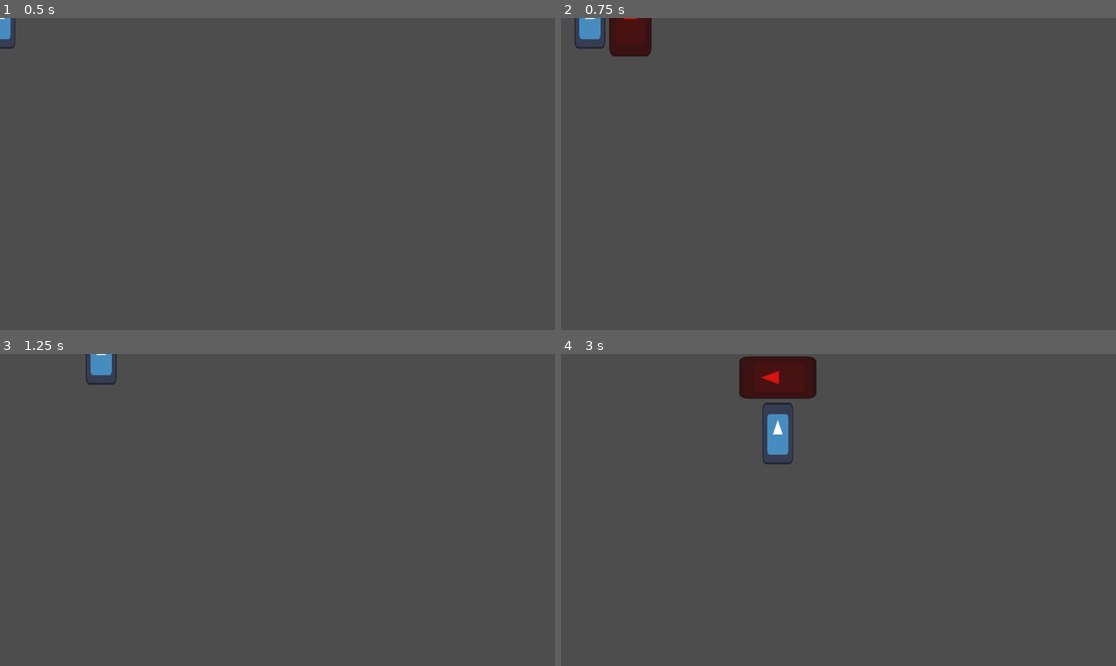
Above: before the commit, frames 1-4 (two rows, left to right).
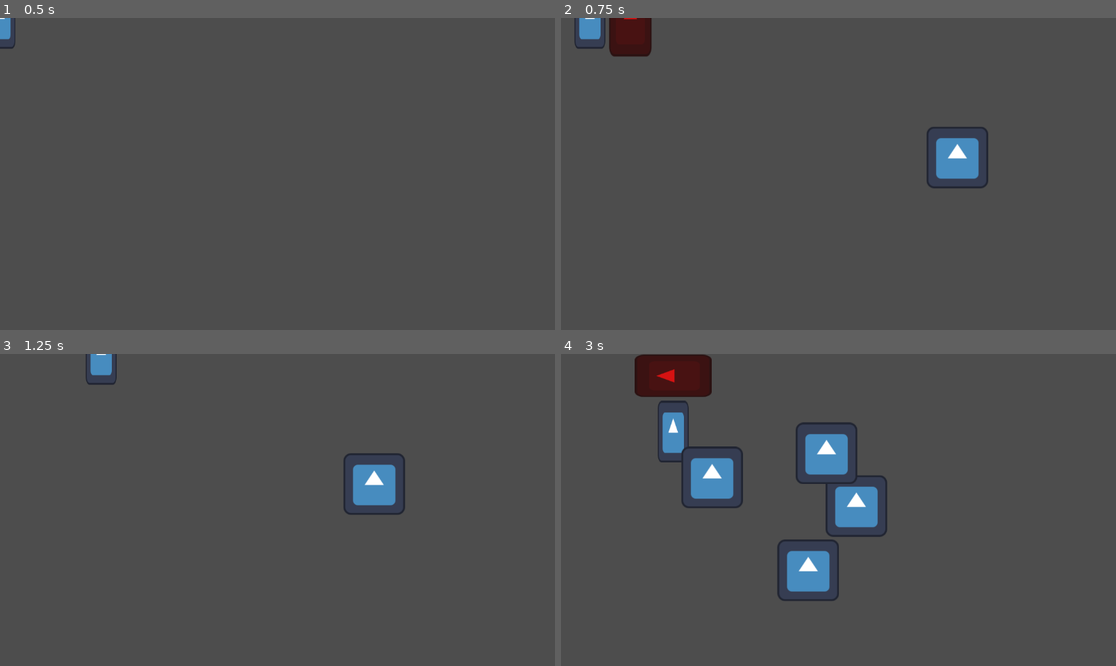
Above: after the commit, the same moments.

Repository: StrikorDawn/Paintdown-splasher
Game: Godot game, scene res://scenes/main.tscn
Two runs of this game, one before a commit and one after it. Both use one fixed random seed, a clock stepped at 60 frames per second and the inputs below. The engine's default icon, where the game draws it, is replaced by a stand-in: a white triangle on a blue panel in a dark square.
Inputs (mouse positions are in pixels of both pictures, inside the frame that each line leads up to):
- Up to frame 1 (0.5 s): no input
- Up to frame 2 (0.75 s): tap Enter at 0.5 s; move the mouse to (960, 158) at 0.52 s; hold D (move_right) from 0.53 s (still down); tap Space (attack) at 0.6 s; click (960, 158) at 0.67 s
- Up to frame 3 (1.25 s): keep holding D (move_right)
- Up to frame 4 (3 s): move the mouse to (727, 525) at 1.27 s; release D (move_right) at 1.28 s; hold S (move_down) 1.28-2.03 s; tap Space (attack) at 1.35, 2.1, 2.85 s; click (727, 525) at 1.42 s; move the mouse to (894, 441) at 2.02 s; hold D (move_right) 2.03-2.78 s; click (894, 441) at 2.17 s; move the mouse to (810, 572) at 2.77 s; hold W (move_up) from 2.78 s (still down); click (810, 572) at 2.92 s

Frame 1 is identical in both runs. In frame 2, 1.3% of the frame differs, in the area x 65-77%, y 34-55%; in frame 3, 1.3%; in frame 4, 10%, in the area x 13-59%, y 0-80%.

Commit message:
Mouse Spawner

Diff:
--- /dev/null
+++ b/scenes/enemy_1.tscn
@@ -0,0 +1,16 @@
+[gd_scene load_steps=4 format=3 uid="uid://c1qonsbh1jipx"]
+
+[ext_resource type="Script" path="res://scripts/enemy_1.gd" id="1_f6xxj"]
+[ext_resource type="Texture2D" uid="uid://bawn2lwxybv23" path="res://icon.svg" id="1_hwk3r"]
+
+[sub_resource type="CircleShape2D" id="CircleShape2D_iwnqn"]
+radius = 62.2896
+
+[node name="Enemy1" type="CharacterBody2D"]
+script = ExtResource("1_f6xxj")
+
+[node name="Sprite2D" type="Sprite2D" parent="."]
+texture = ExtResource("1_hwk3r")
+
+[node name="CollisionShape2D" type="CollisionShape2D" parent="."]
+shape = SubResource("CircleShape2D_iwnqn")
--- a/scenes/main.tscn
+++ b/scenes/main.tscn
@@ -1,9 +1,12 @@
-[gd_scene load_steps=3 format=3 uid="uid://caxtuy4ms7oms"]
+[gd_scene load_steps=4 format=3 uid="uid://caxtuy4ms7oms"]
 
 [ext_resource type="PackedScene" uid="uid://b3m87nobrgvqj" path="res://scenes/player.tscn" id="1_fnyou"]
 [ext_resource type="Script" path="res://scripts/main.gd" id="1_vqm8e"]
+[ext_resource type="PackedScene" uid="uid://8n0psf23t81f" path="res://scenes/spawner.tscn" id="3_7mn15"]
 
 [node name="Main" type="Node"]
 script = ExtResource("1_vqm8e")
 
 [node name="Player" parent="." instance=ExtResource("1_fnyou")]
+
+[node name="Spawner" parent="." instance=ExtResource("3_7mn15")]
--- /dev/null
+++ b/scenes/spawner.tscn
@@ -0,0 +1,8 @@
+[gd_scene load_steps=3 format=3 uid="uid://8n0psf23t81f"]
+
+[ext_resource type="Script" path="res://scripts/spawner.gd" id="1_rp4vk"]
+[ext_resource type="PackedScene" uid="uid://c1qonsbh1jipx" path="res://scenes/enemy_1.tscn" id="2_dhqui"]
+
+[node name="SpawnedObject" type="Node2D"]
+script = ExtResource("1_rp4vk")
+object_scene = ExtResource("2_dhqui")
--- /dev/null
+++ b/scripts/enemy_1.gd
@@ -0,0 +1,8 @@
+extends CharacterBody2D
+
+@onready var player = get_node("/root/Main/Player")
+
+func _physics_process(delta):
+	var direction = global_position.direction_to(player.global_position)
+	velocity = direction * 100
+	move_and_slide()
--- /dev/null
+++ b/scripts/spawner.gd
@@ -0,0 +1,12 @@
+extends Node2D
+
+@export var object_scene: PackedScene
+
+func _input(event):
+	if event is InputEventMouseButton and event.button_index == MOUSE_BUTTON_LEFT and event.pressed:
+		spawn_object()
+
+func spawn_object():
+	var new_object = object_scene.instantiate()
+	new_object.global_position = get_global_mouse_position()
+	add_child(new_object)
